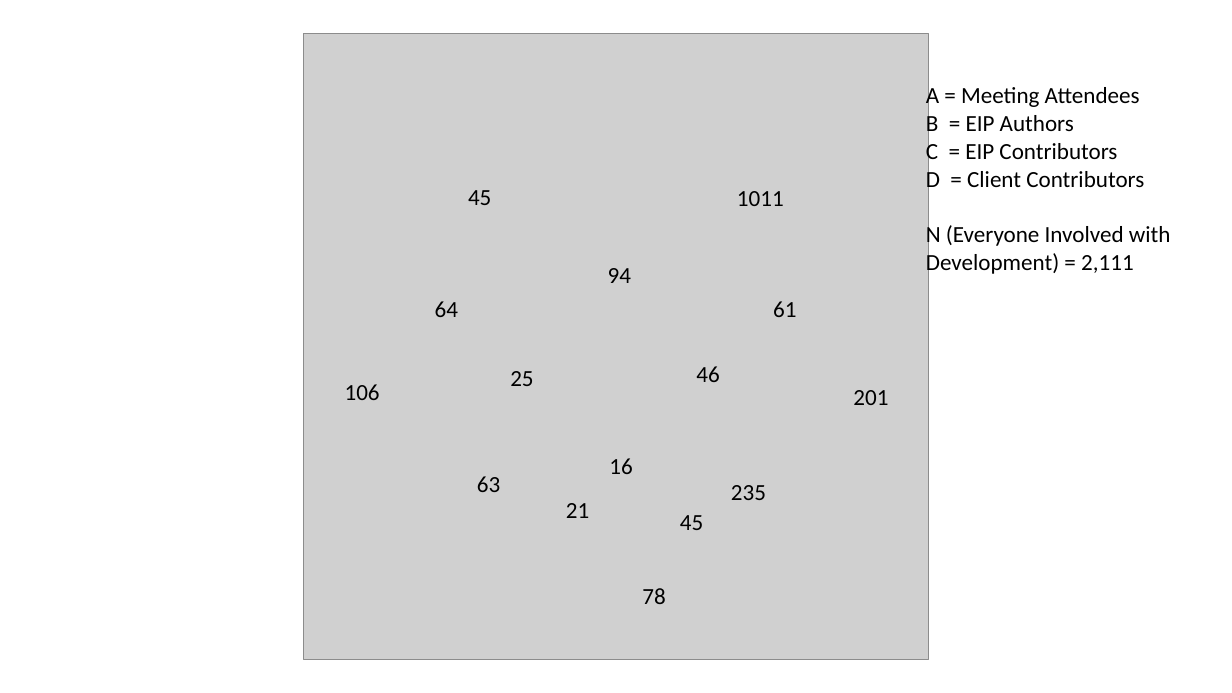
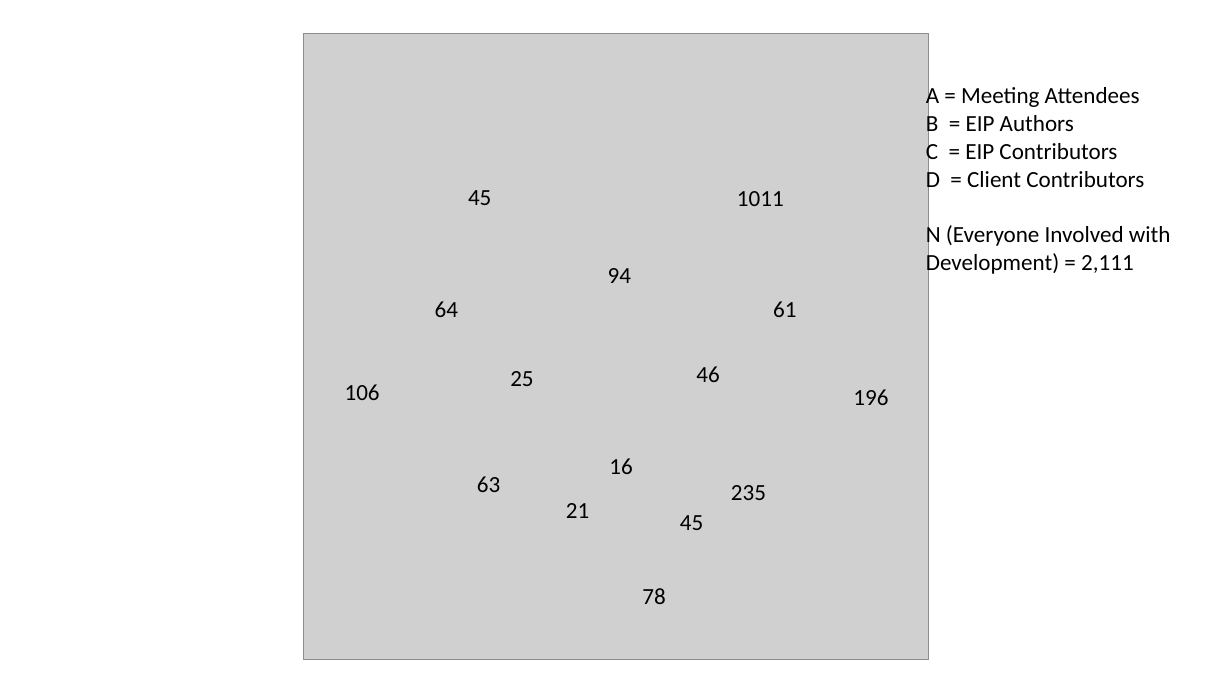
Before and after one commit to Fintech-Research-Lab/Ethereum_Governance_Project, a slide deck: slide 2 of Analysis/Meeting Attendees and Ethereum Community Analysis/venn diagram.pptx. Drawn at 1232x693 pixels with LibreOffice and Linux fonts; fonts in the diff are those of the drawing; grey boxes stand for pictures. Boxes give left, top, right and bottom in pixels: in the first picture for what was removed or moved away, otherwise in the second. Text is boxed around its words. In the diff, an @@ line names an element or a change of style, - is before the commit and + after.

```diff
--- a/Analysis/Meeting Attendees and Ethereum Community Analysis/venn diagram.pptx
+++ b/Analysis/Meeting Attendees and Ethereum Community Analysis/venn diagram.pptx
@@ text at (853, 389, 888, 405): text changed @@
-201
+196
```
